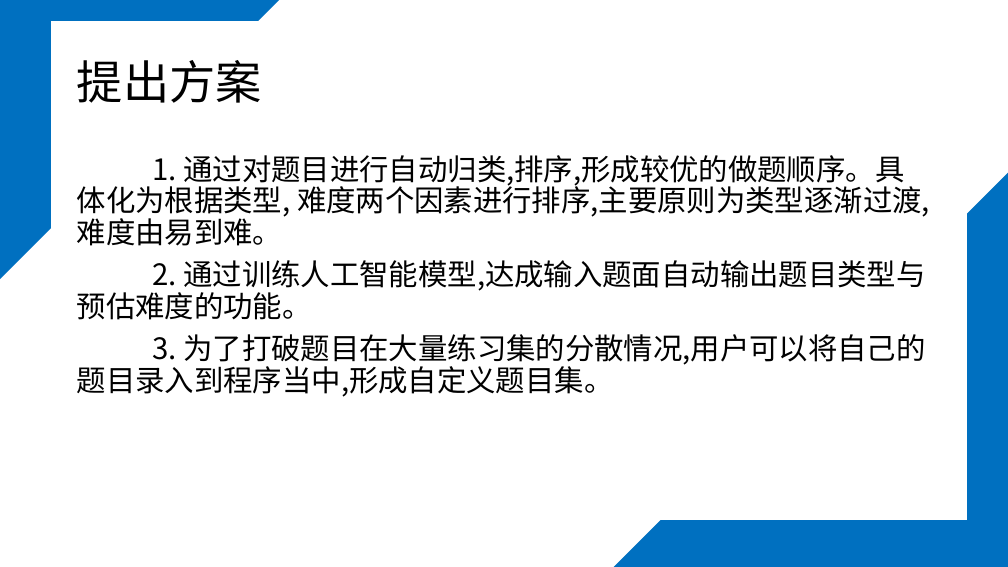
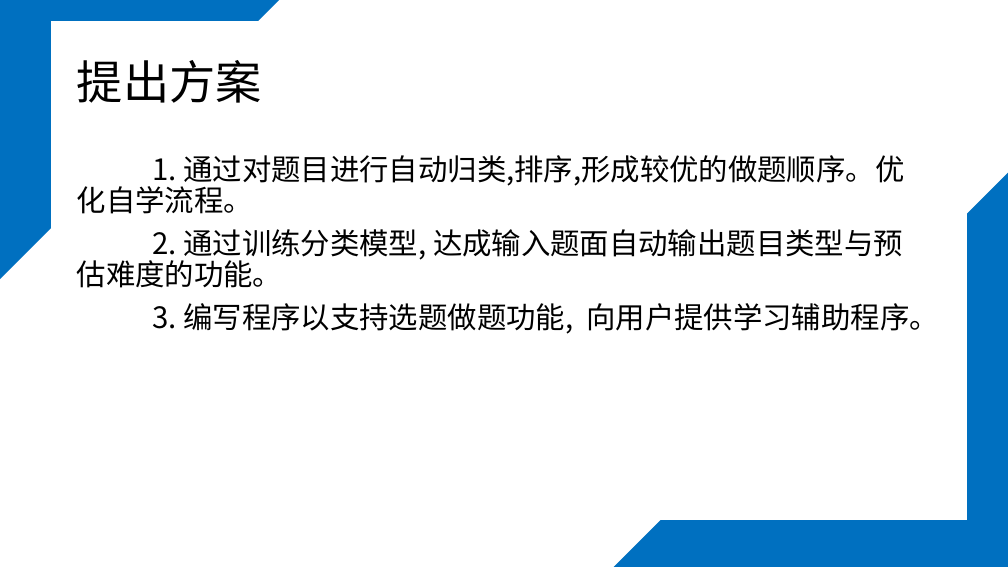
Before and after one commit to zhizhizhiwang/study_project-2024, a slide deck: slide 5 of 课题.pptx (slide 4 before the commit). Drawn at 1008x567 pixels with LibreOffice and Linux fonts; fonts in the diff are those of the drawing. Boxes give left, top, right and bottom in pixels: in the first picture for what was removed or moved away, otherwise in the second. Text is boxed around its words. In the diff, an @@ line names an element or a change of style, - is before the commit and + after.

```diff
--- a/课题.pptx
+++ b/课题.pptx
@@ text at [77,155,938,334]: text changed @@
-1. 通过对题目进行自动归类,排序,形成较优的做题顺序。具体化为根据类型, 难度两个因素进行排序,主要原则为类型逐渐过渡,难度由易到难。
-2. 通过训练人工智能模型,达成输入题面自动输出题目类型与预估难度的功能。
-3. 为了打破题目在大量练习集的分散情况,用户可以将自己的题目录入到程序当中,形成自定义题目集。
+1. 通过对题目进行自动归类,排序,形成较优的做题顺序。优化自学流程。
+2. 通过训练分类模型, 达成输入题面自动输出题目类型与预估难度的功能。
+3. 编写程序以支持选题做题功能, 向用户提供学习辅助程序。
```
Also in this commit, not shown: 8 other slides changed, 1 slide added, 3 slides removed.
